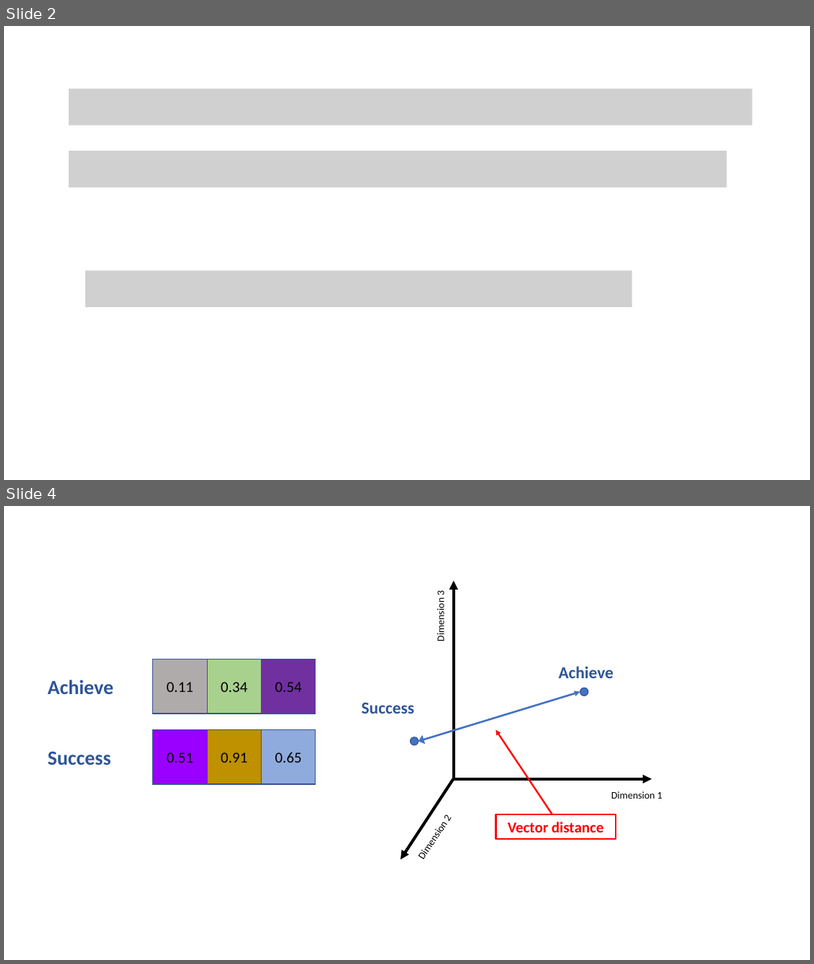
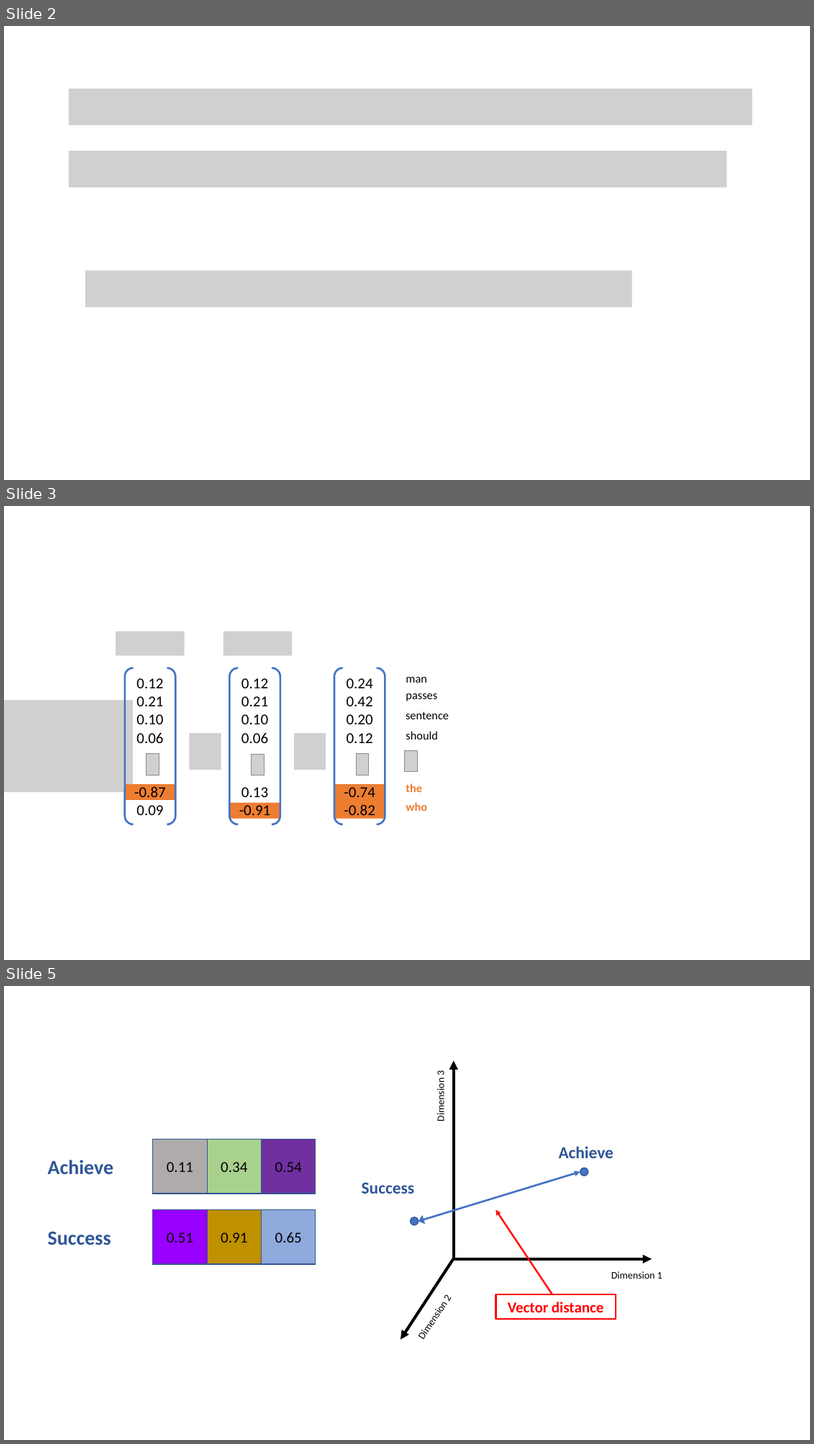
Before and after one commit to aegis4048/aegis4048.github.io-source, a slide deck: content/downloads/notebooks/spatial.pptx. Shown one above the other, each under a label of ours: slides 2 and 4 before the commit, slides 2, 3 and 5 after it; the slides between them are not shown. The pictures are 814x964 and 814x1444 pixels, drawn with LibreOffice and Linux fonts; fonts in the diff are those of the drawing; grey boxes stand for pictures. Boxes give left, top, right and bottom in pixels: in the first picture for what was removed or moved away, otherwise in the second. Text is boxed around its words. In the diff, an @@ line names an element or a change of style, - is before the commit and + after.

```diff
--- a/content/downloads/notebooks/spatial.pptx
+++ b/content/downloads/notebooks/spatial.pptx
@@ slide 3 added at bbox=[4, 506, 810, 960], background #FFFFFF @@
@@ picture added at bbox=[116, 631, 185, 656] @@
@@ picture added at bbox=[224, 631, 293, 656] @@
@@ bracket pair added at bbox=[125, 668, 176, 824], outline #4472C4 2.25 pt, 18 pt, text #000000 @@
+0.12
+0.21
+0.10
+0.06
+-0.87
+0.09
@@ bracket pair added at bbox=[229, 668, 280, 824], outline #4472C4 2.25 pt, 18 pt, text #000000 @@
+0.12
+0.21
+0.10
+0.06
+0.13
+-0.91
@@ bracket pair added at bbox=[334, 668, 385, 824], outline #4472C4 2.25 pt, 18 pt, text #000000 @@
+0.24
+0.42
+0.20
+0.12
+-0.74
+-0.82
@@ text added at bbox=[406, 677, 427, 682], 14 pt, text #000000 @@
+man
@@ text added at bbox=[406, 693, 437, 701], 14 pt, text #000000 @@
+passes
@@ picture added at bbox=[4, 700, 133, 792] @@
@@ text added at bbox=[406, 711, 449, 719], 14 pt, text #000000 @@
+sentence
@@ picture added at bbox=[189, 733, 221, 770] @@
@@ picture added at bbox=[294, 733, 327, 770] @@
@@ text added at bbox=[406, 731, 438, 739], 14 pt, text #000000 @@
+should
@@ picture added at bbox=[147, 754, 160, 775] @@
@@ picture added at bbox=[252, 754, 264, 775] @@
@@ picture added at bbox=[356, 754, 369, 775] @@
@@ picture added at bbox=[405, 750, 418, 772] @@
@@ rectangle added at bbox=[126, 784, 176, 800], fill #ED7D31 @@
@@ rectangle added at bbox=[335, 784, 385, 818], fill #ED7D31 @@
@@ text added at bbox=[406, 783, 422, 792], 14 pt, text #ED7D31, bold @@
+the
@@ rectangle added at bbox=[230, 803, 280, 818], fill #ED7D31 @@
@@ text added at bbox=[406, 802, 427, 811], 14 pt, text #ED7D31, bold @@
+who
@@ what was slide 4 is now slide 5 @@
```
Also in this commit, not shown: 4 slides changed, 1 other slide added, 1 slide removed, 10 other files.
